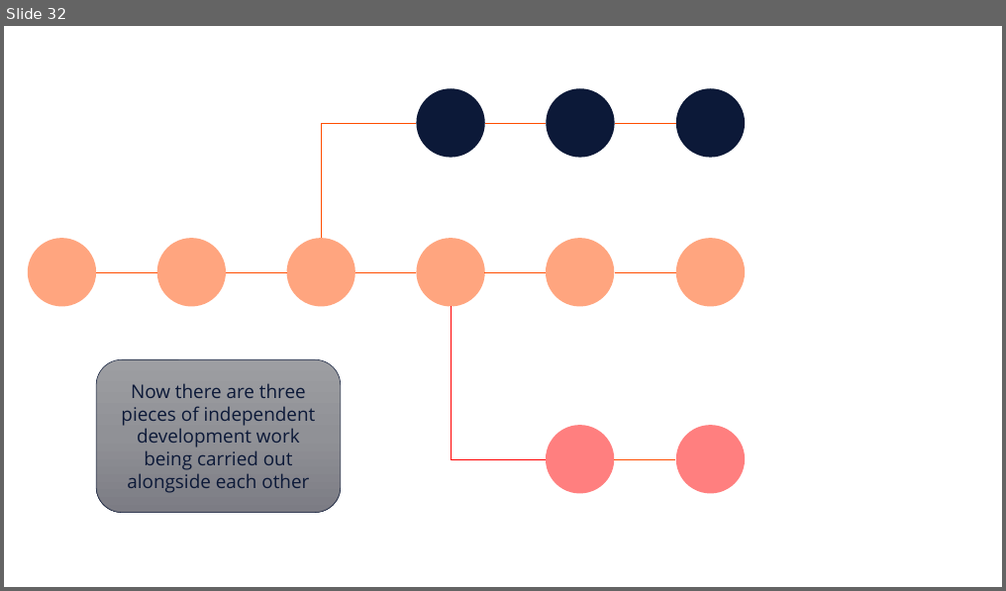
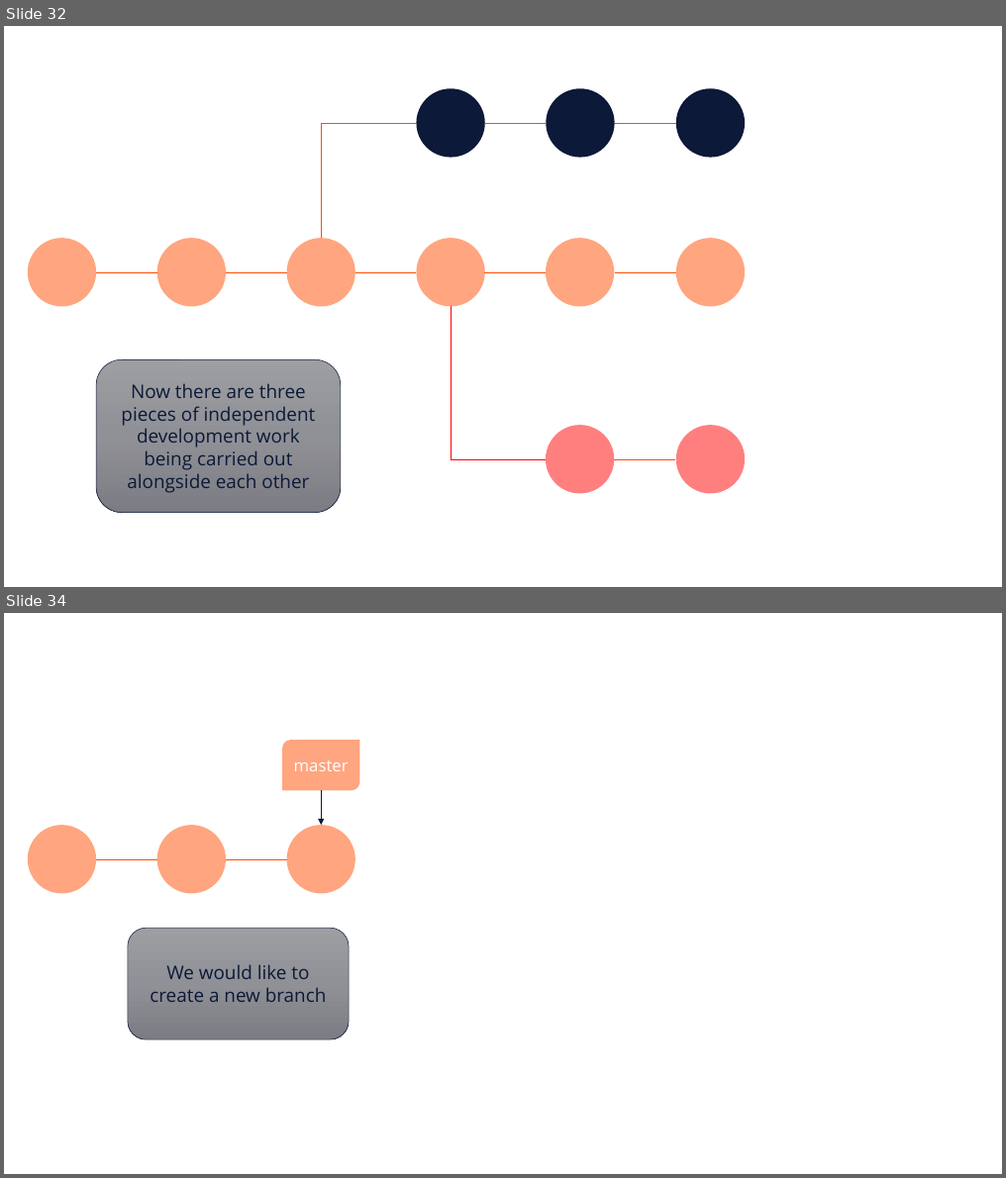
Before and after one commit to e815135/Shiny-App-Project, a slide deck: making basic workflow diagram.pptx. Shown one above the other, each under a label of ours: slide 32 before the commit, slides 32 and 34 after it; the slides between them are not shown. The pictures are 1006x591 and 1006x1178 pixels, drawn with LibreOffice and Linux fonts; fonts in the diff are those of the drawing. Boxes give left, top, right and bottom in pixels: in the first picture for what was removed or moved away, otherwise in the second. Text is boxed around its words. In the diff, an @@ line names an element or a change of style, - is before the commit and + after.

Commit message:
create working on a branch page and add ui and server functions for merge pages

```diff
--- a/making basic workflow diagram.pptx
+++ b/making basic workflow diagram.pptx
@@ slide 34 added at <box>4,613,1002,1174</box>, background #FFFFFF @@
@@ round diag rect added at <box>282,740,360,790</box>, fill #FF4D00 at 50% opacity, 16 pt, text #FFFFFF @@
+master
@@ arrow added from (322, 790) to (322, 825), #0C1938 0.5 pt @@
@@ group added at <box>27,825,355,894</box>: 3 ellipses, 2 lines @@
@@ rounded rectangle added at <box>128,928,349,1041</box>, fill gradient #9E9EA3 to #909196 to #7C7D84, outline #0C1938 0.5 pt, 18 pt, text #0C1938 @@
+We would like to create a new branch
```
Also in this commit, not shown: 16 other slides added, 13 other files.
